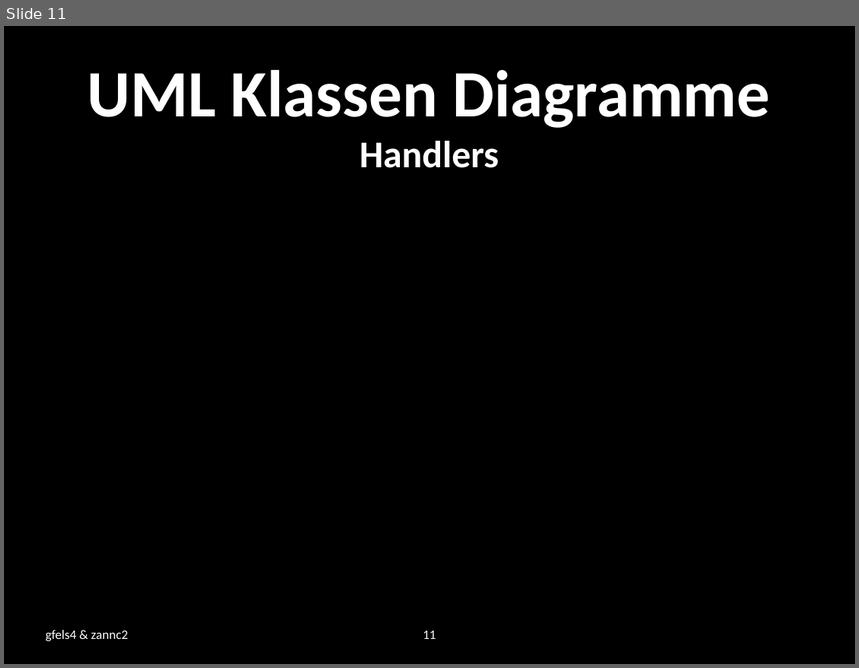
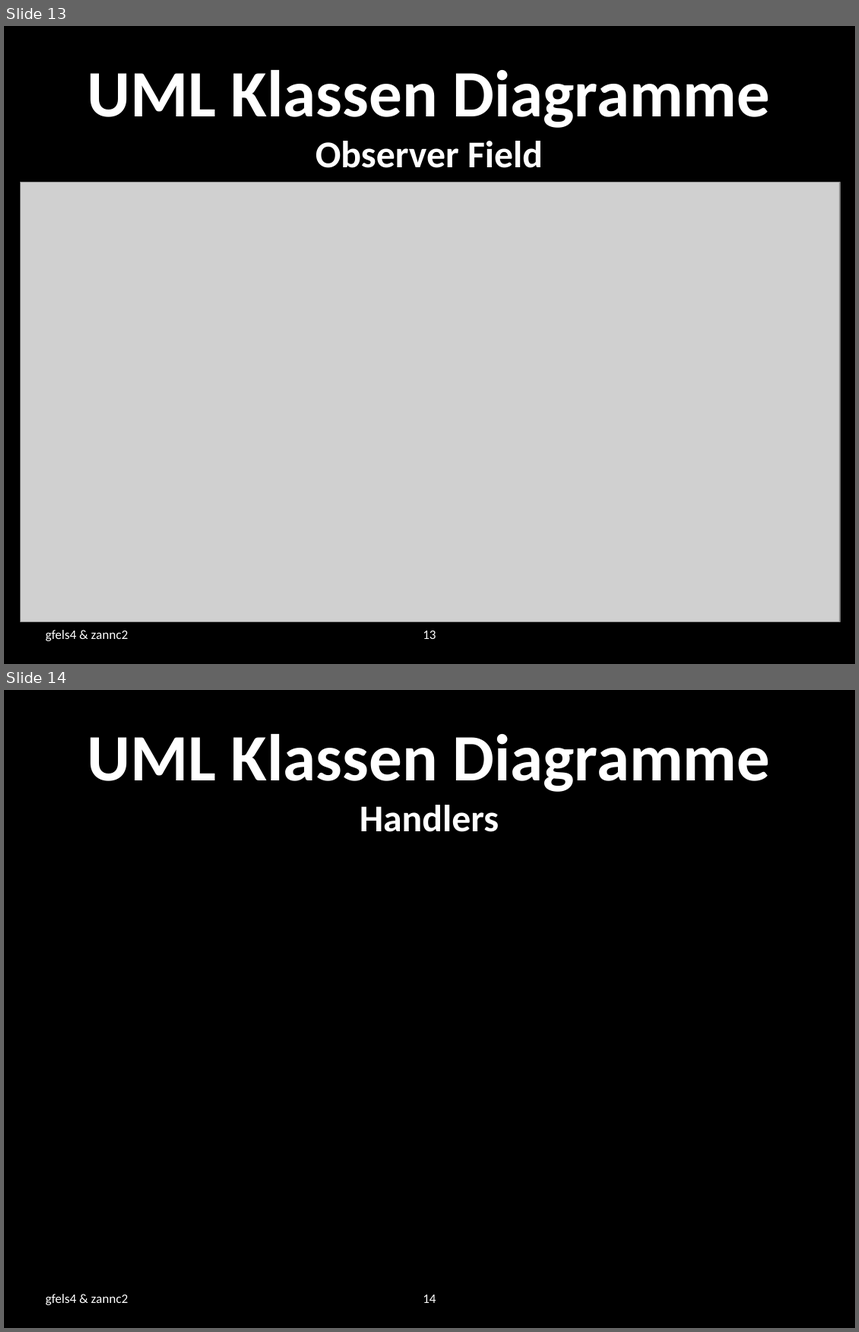
Before and after one commit to zannc2/SearchRobot, a slide deck: SearchRobot/doc/presentation.pptx. Shown one above the other, each under a label of ours: slide 11 before the commit, slides 13 and 14 after it. The pictures are 859x668 and 859x1332 pixels, drawn with LibreOffice and Linux fonts; fonts in the diff are those of the drawing; grey boxes stand for pictures; background and template pictures are left out. Boxes give left, top, right and bottom in pixels: in the first picture for what was removed or moved away, otherwise in the second. Text is boxed around its words. In the diff, an @@ line names an element or a change of style, - is before the commit and + after.

Commit message:
diverse Diagramme für Präsentation

```diff
--- a/SearchRobot/doc/presentation.pptx
+++ b/SearchRobot/doc/presentation.pptx
@@ slide 13 added at box(4, 26, 855, 664), background picture (left out) @@
@@ title added at box(88, 70, 770, 168), 56 pt, text #FFFFFF, bold @@
+UML Klassen Diagramme
+Observer Field
@@ picture added at box(20, 183, 840, 622) @@
@@ text added at box(46, 630, 129, 642), 11 pt, text #FFFFFF @@
+gfels4 & zannc2
@@ page number added at box(423, 631, 436, 639), 11 pt, text #FFFFFF @@
+13
@@ what was slide 11 is now slide 14 @@
@@ page number at box(423, 1295, 436, 1303): text changed @@
-11
+14
```
Also in this commit, not shown: 1 slide changed, 5 other slides added, 29 other files.
